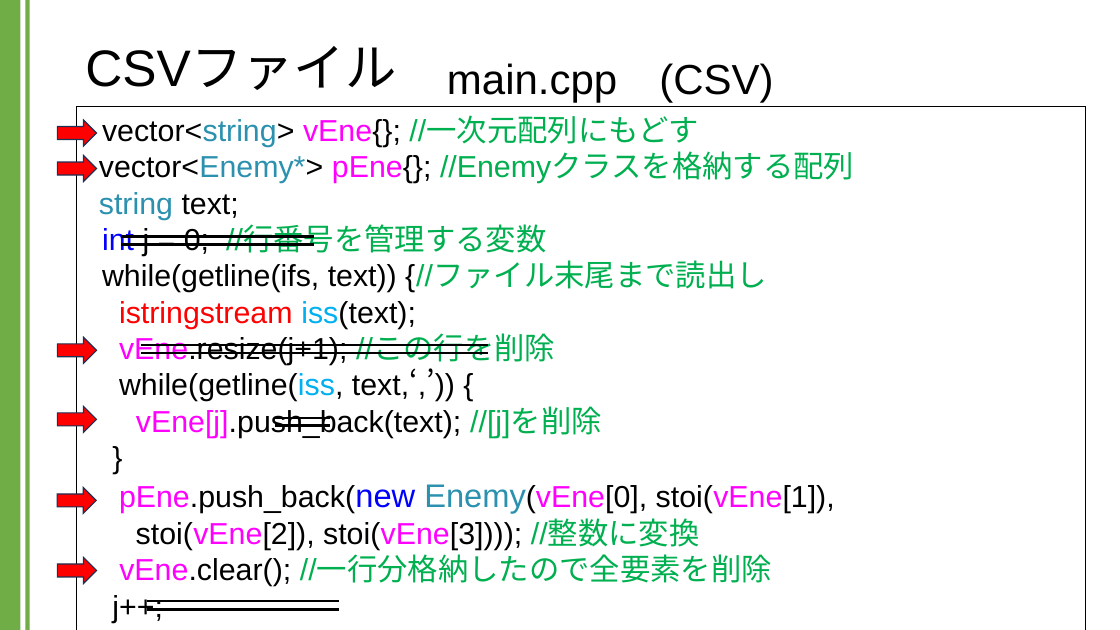
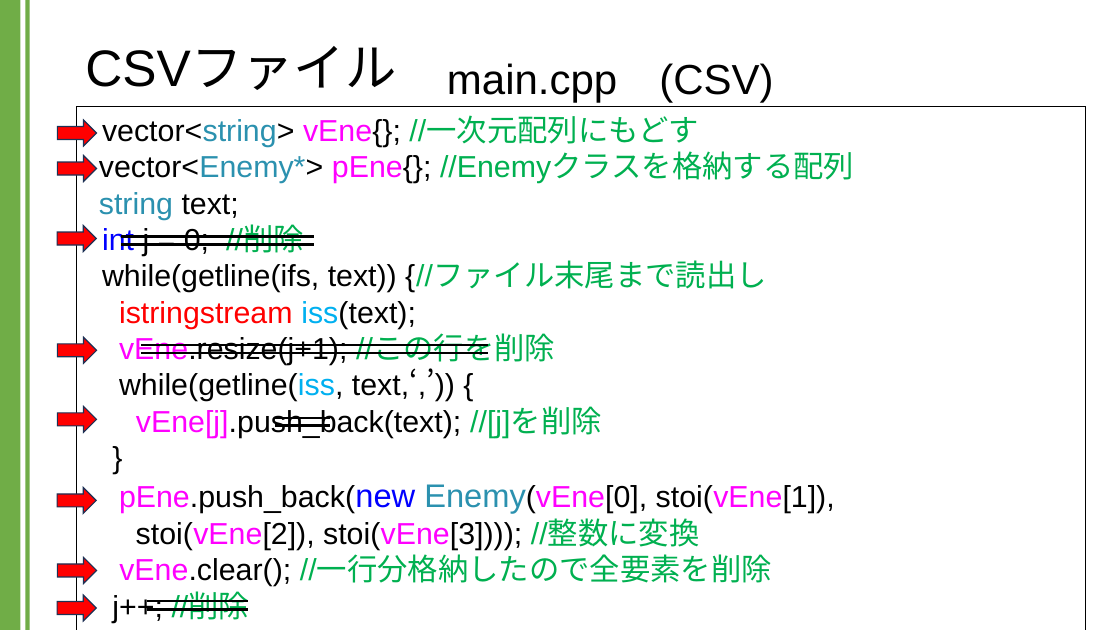
Before and after one commit to kic-murata/cpp2024, a slide deck: slide 33 of 授業資料/講義資料：CSVファイル.pptx. Drawn at 1120x630 pixels with LibreOffice and Linux fonts; fonts in the diff are those of the drawing. Boxes give left, top, right and bottom in pixels: in the first picture for what was removed or moved away, otherwise in the second. Text is boxed around its words. In the diff, an @@ line names an element or a change of style, - is before the commit and + after.

```diff
--- a/授業資料/講義資料：CSVファイル.pptx
+++ b/授業資料/講義資料：CSVファイル.pptx
@@ right arrow added at <box>57,226,97,252</box>, fill #FF0000, outline #1E3256 1 pt @@
@@ text in rectangle at <box>102,226,304,256</box>: text changed; text colour #00B050 to #000000 @@
-int j = 0; //行番号を管理する変数
+int j = 0; //削除
@@ text in rectangle at <box>112,556,772,623</box>: text changed @@
-vEne.clear(); //一行分格納したので全要素を削除
-j++;
+vEne.clear(); //一行分格納したので全要素を削除
+j++; //削除
@@ right arrow added at <box>57,595,97,621</box>, fill #FF0000, outline #1E3256 1 pt @@
@@ line moved from (147, 602) - (339, 602) to (147, 602) - (248, 602) @@
@@ line moved from (147, 609) - (339, 609) to (147, 609) - (248, 609) @@
```
Also in this commit, not shown: 1 other file.
